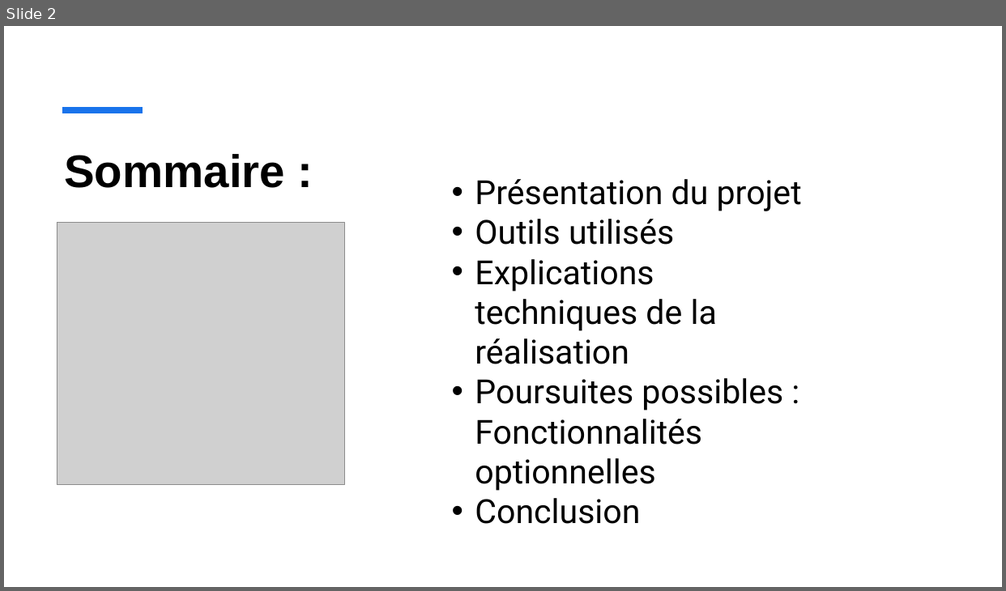
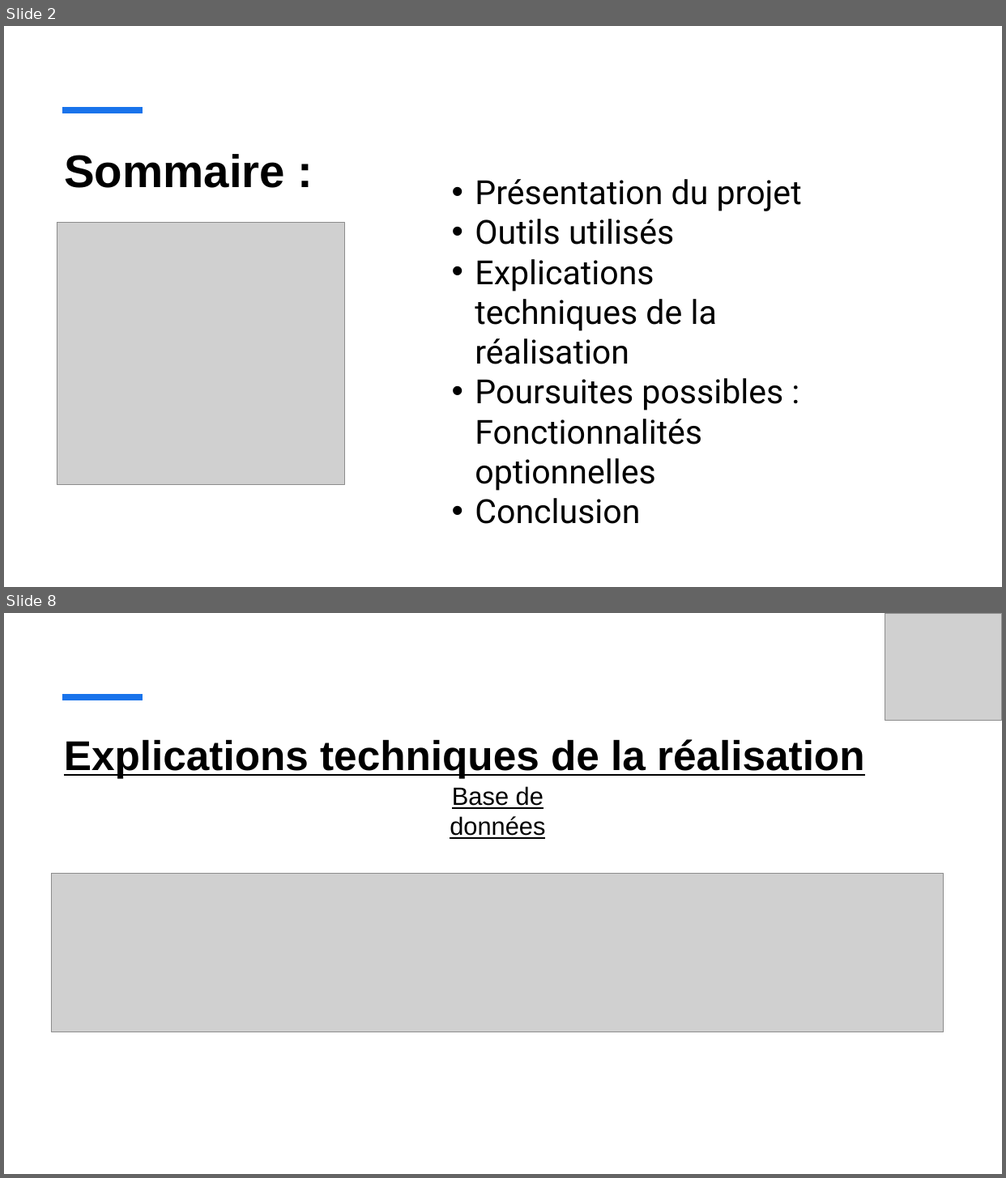
Before and after one commit to vento11b/mini-projet2, a slide deck: Présentation/TOKI.pptx. Shown one above the other, each under a label of ours: slide 2 before the commit, slides 2 and 8 after it; the slides between them are not shown. The pictures are 1006x591 and 1006x1178 pixels, drawn with LibreOffice and Linux fonts; fonts in the diff are those of the drawing; grey boxes stand for pictures. Boxes give left, top, right and bottom in pixels: in the first picture for what was removed or moved away, otherwise in the second. Text is boxed around its words. In the diff, an @@ line names an element or a change of style, - is before the commit and + after.

```diff
--- a/Présentation/TOKI.pptx
+++ b/Présentation/TOKI.pptx
@@ slide 8 added at (4,613,1002,1174), background #FFFFFF @@
@@ picture added at (885,614,1002,721) @@
@@ line added from (62, 697) to (143, 697), #1973EB 6 pt @@
@@ title added at (64,739,864,778), 40 pt, text #000000, bold, underline @@
+Explications techniques de la réalisation
@@ text added at (450,786,545,839), 24 pt, text #000000, underline @@
+Base de données
@@ picture added at (52,874,944,1033) @@
```
Also in this commit, not shown: 7 slides changed, 4 other slides added, 1 slide removed, 1 other file.
